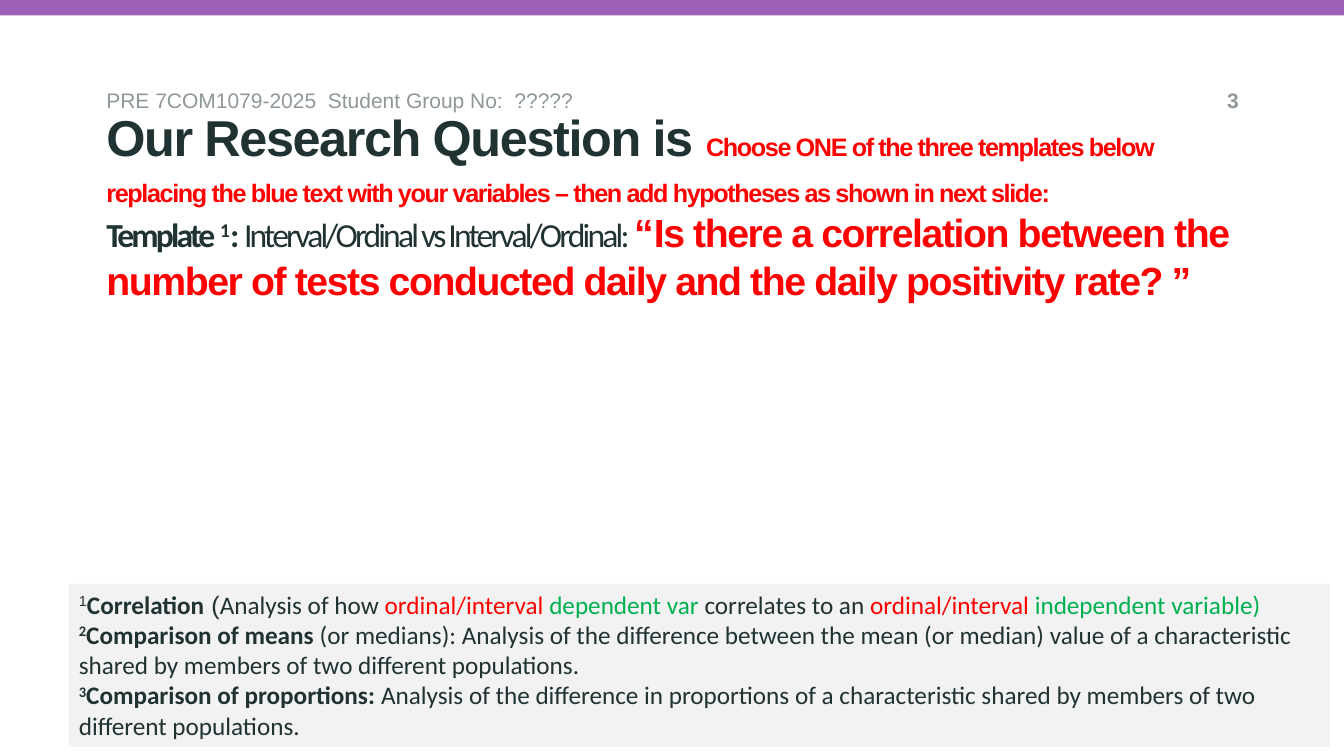
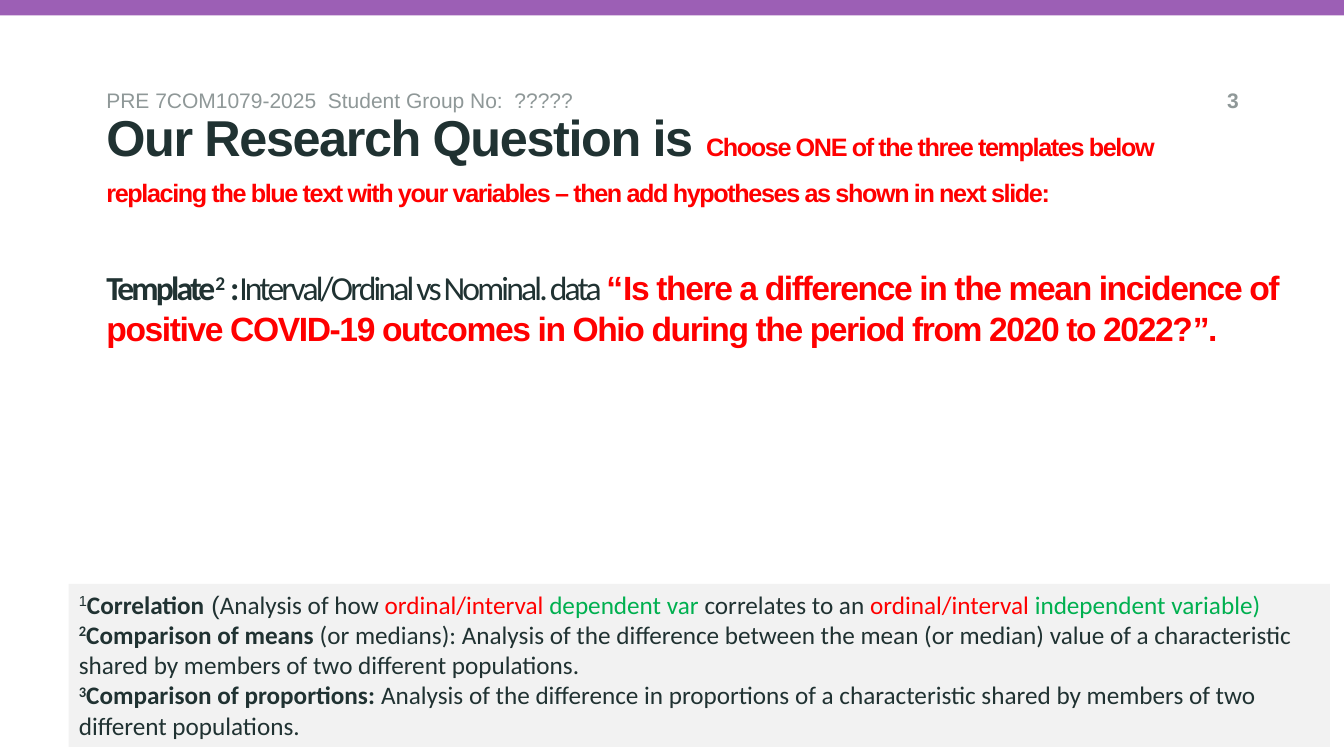
Before and after one commit to sh25aao/A80-TRDP-GroupProjectReport, a slide deck: slide 5 of reseach_question_presentation_template.pptx. Drawn at 1344x756 pixels with LibreOffice and Linux fonts; fonts in the diff are those of the drawing; background and template pictures are left out. Boxes give left, top, right and bottom in pixels: in the first picture for what was removed or moved away, otherwise in the second. Text is boxed around its words. In the diff, an @@ line names an element or a change of style, - is before the commit and + after.

```diff
--- a/reseach_question_presentation_template.pptx
+++ b/reseach_question_presentation_template.pptx
@@ title at bbox=[106, 275, 1279, 348]: text changed; size 28 to 24 pt @@
-Template 1: Interval/Ordinal vs Interval/Ordinal: “Is there a correlation between the number of tests conducted daily and the daily positivity rate? ”
+Template2 :Interval/Ordinal vs Nominal. data “Is there a difference in the mean incidence of positive COVID-19 outcomes in Ohio during the period from 2020 to 2022?”.
```
Also in this commit, not shown: 4 other slides changed.
